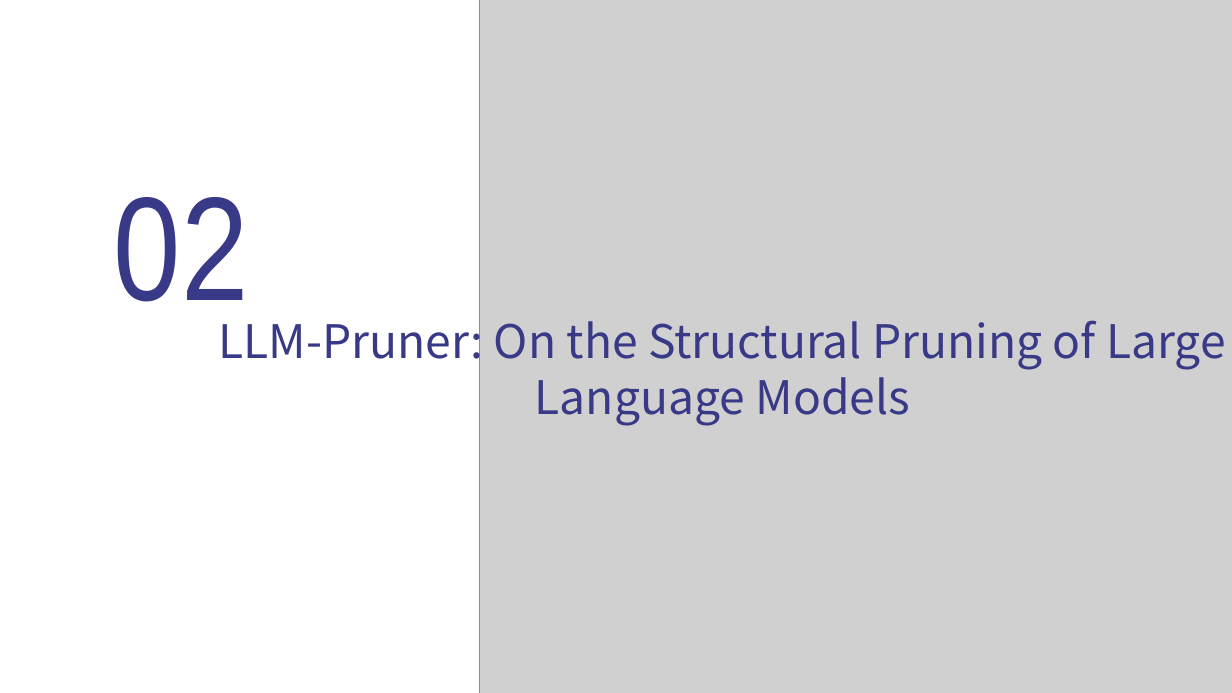
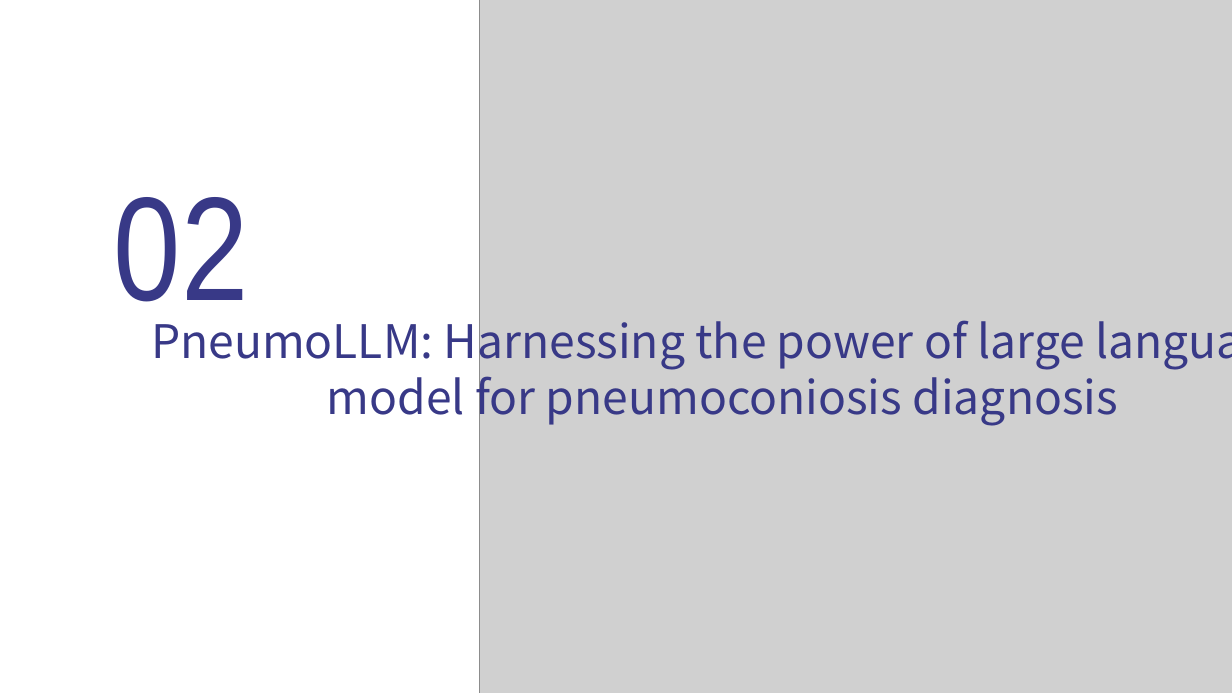
Before and after one commit to tj-messi/cv-computer-visual-tj, a slide deck: slide 7 of 0.组会记录/2024-11-21/report-2024-11-21.pptx (slide 8 before the commit). Drawn at 1232x693 pixels with LibreOffice and Linux fonts; fonts in the diff are those of the drawing; grey boxes stand for pictures. Boxes give left, top, right and bottom in pixels: in the first picture for what was removed or moved away, otherwise in the second. Text is boxed around its words. In the diff, an @@ line names an element or a change of style, - is before the commit and + after.

```diff
--- a/0.组会记录/2024-11-21/report-2024-11-21.pptx
+++ b/0.组会记录/2024-11-21/report-2024-11-21.pptx
@@ text at <box>151,311,1119,426</box>: text changed @@
-LLM-Pruner: On the Structural Pruning of Large Language Models
+PneumoLLM: Harnessing the power of large language model for pneumoconiosis diagnosis
```
Also in this commit, not shown: 4 other slides changed, 3 slides added, 10 slides removed.
